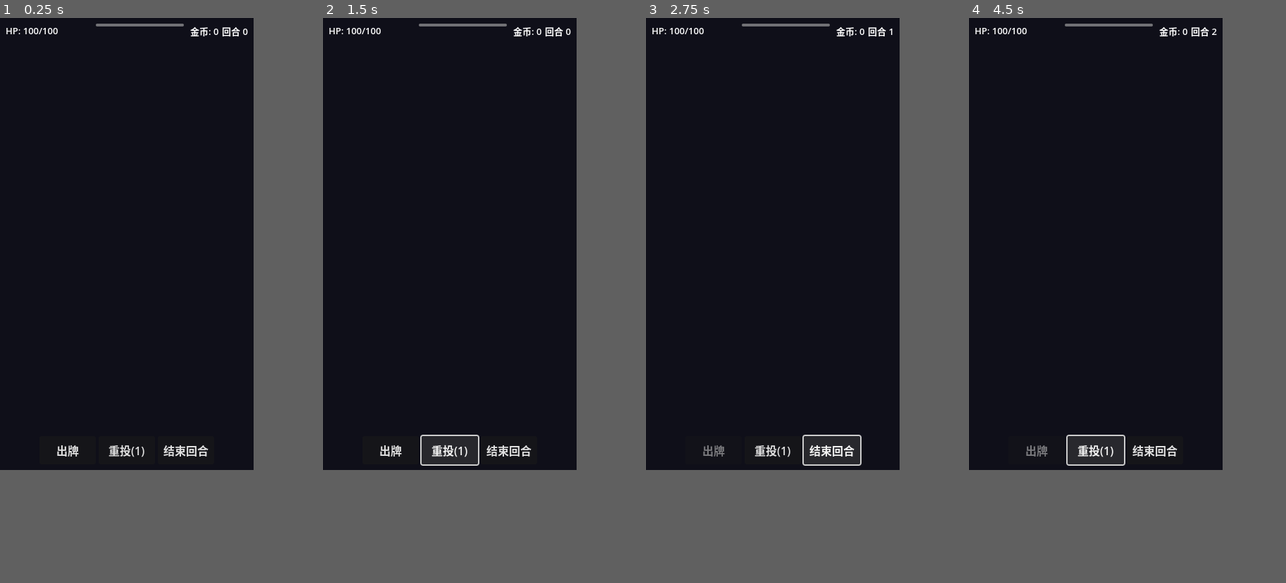
Above: before the commit, frames 1-4 (left to right).
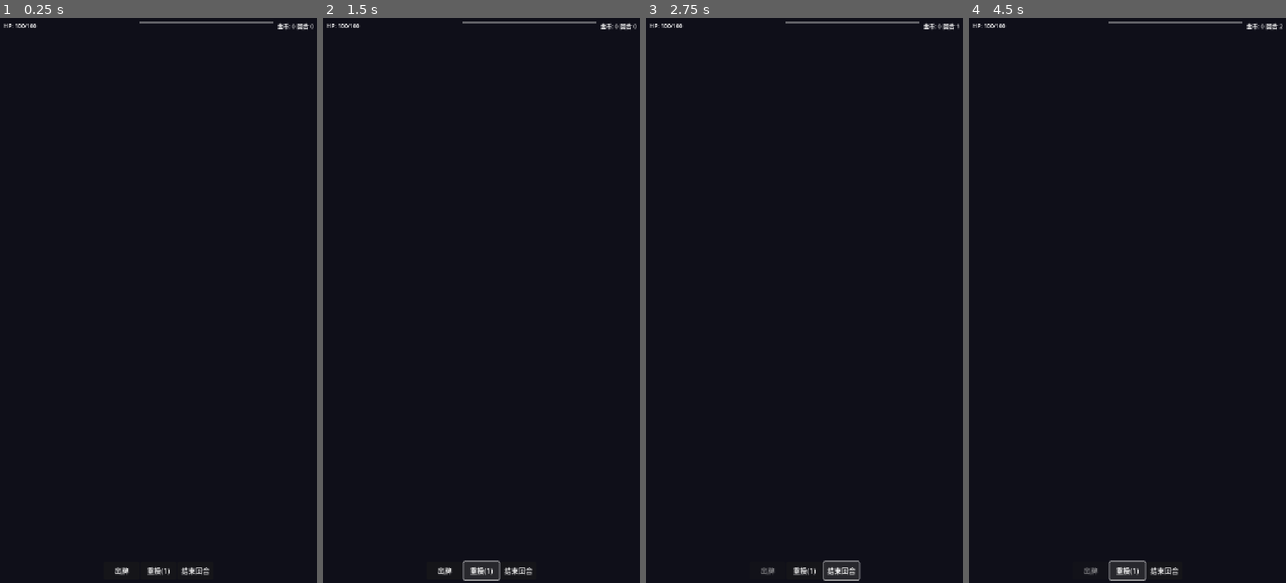
Above: after the commit, the same moments.

Repository: rare1fy/thetinypipsaga
Game: Godot game, scene res://ui/battle/battle_scene.tscn
The game is run twice, just before and just after one commit, with the same random seed, the same clock (stepped at 60 frames per second) and the same inputs. This scene is started directly instead of the project's main scene.
Inputs:
- Up to frame 1 (0.25 s): no input
- Up to frame 2 (1.5 s): click "出牌" at 0.5 s; click "重投(1)" at 1.25 s
- Up to frame 3 (2.75 s): click "结束回合" at 2 s
- Up to frame 4 (4.5 s): click "重投(1)" at 2.75 s; click "结束回合" at 3.5 s; click "重投(1)" at 4.25 s
In our replay, the window is 360x640 before the commit and 450x800 after it. These sizes can differ from the game's own. Grey fills any space a smaller window leaves; there, only what the larger window draws over its background counts as a difference.

The runs differ from the first frame. In frame 1, 1.3% of the frame differs, in the area x 1-99%, y 0-99%; in frame 2, 2.5%, in the area x 1-99%, y 0-100%; in frame 3, 2.5%; in frame 4, 2.5%.

Commit message:
功能(部署): 接入GitHub Pages自动部署 + 场景phase兜底初始化 + UI布局修正

Diff:
--- a/common/autoload/game_manager.gd
+++ b/common/autoload/game_manager.gd
@@ -46,6 +46,9 @@
 var locked_element: String = ""       ## 棱镜锁定元素
 var last_play_hand_type: String = ""   ## 盗贼上次出牌牌型
 var warrior_rage_mult: float = 0.0    ## 战士狂暴倍率
+
+# 地图 → 战斗 数据桥（MapScreen 写入，BattleScene 读取消费）
+var pending_wave: Array[String] = []
 
 # 骰子库系统
 var owned_dice: Array[Dictionary] = []   ## [{defId, level}]
--- a/project.godot
+++ b/project.godot
@@ -32,9 +32,8 @@
 
 [display]
 
-window/size/viewport_width=360
-window/size/viewport_height=640
-window/size/mode=2
+window/size/viewport_width=720
+window/size/viewport_height=1280
 window/stretch/mode="canvas_items"
 window/handheld/orientation=1
 
--- a/ui/battle/battle_scene.gd
+++ b/ui/battle/battle_scene.gd
@@ -43,6 +43,11 @@
 	EventBus.screen_shake.connect(_on_screen_shake)
 	EventBus.enemy_damaged.connect(_on_enemy_damaged)
 	EventBus.enemy_died.connect(_on_enemy_died)
+
+	# 消费 MapScreen 写入的波次（main.gd 走销毁重建，start_battle 必须由场景自己触发）
+	if not GameManager.pending_wave.is_empty():
+		start_battle(GameManager.pending_wave)
+		GameManager.pending_wave = []
 
 
 func start_battle(wave_data: Array) -> void:
--- a/ui/campfire/campfire_screen.gd
+++ b/ui/campfire/campfire_screen.gd
@@ -12,6 +12,8 @@
 	rest_btn.pressed.connect(_on_rest)
 	back_btn.pressed.connect(_on_back)
 	GameManager.phase_changed.connect(_on_phase_changed)
+	# 兜底：main.gd 走销毁重建，进场景时 phase 已就位，手动触发一次内容生成
+	_on_phase_changed(GameManager.phase)
 
 
 func _on_phase_changed(new_phase: GameTypes.GamePhase) -> void:
--- a/ui/class_select/class_select.tscn
+++ b/ui/class_select/class_select.tscn
@@ -37,12 +37,13 @@
 
 [node name="HBox" type="HBoxContainer" parent="VBox"]
 layout_mode = 2
-size_flags_vertical = 3
+custom_minimum_size = Vector2(0, 130)
 alignment = 1
 
 [node name="WarriorBtn" type="Button" parent="VBox/HBox"]
 unique_name_in_owner = true
 layout_mode = 2
+size_flags_horizontal = 3
 custom_minimum_size = Vector2(100, 120)
 theme_override_font_sizes/font_size = 16
 text = "嗜血狂战"
@@ -50,6 +51,7 @@
 [node name="MageBtn" type="Button" parent="VBox/HBox"]
 unique_name_in_owner = true
 layout_mode = 2
+size_flags_horizontal = 3
 custom_minimum_size = Vector2(100, 120)
 theme_override_font_sizes/font_size = 16
 text = "星界魔导"
@@ -57,6 +59,7 @@
 [node name="RogueBtn" type="Button" parent="VBox/HBox"]
 unique_name_in_owner = true
 layout_mode = 2
+size_flags_horizontal = 3
 custom_minimum_size = Vector2(100, 120)
 theme_override_font_sizes/font_size = 16
 text = "影锋刺客"
--- a/ui/dice_reward/dice_reward_screen.gd
+++ b/ui/dice_reward/dice_reward_screen.gd
@@ -9,6 +9,8 @@
 func _ready() -> void:
 	skip_btn.pressed.connect(_on_skip)
 	GameManager.phase_changed.connect(_on_phase_changed)
+	# 兜底：main.gd 走销毁重建，进场景时 phase 已就位，手动触发一次内容生成
+	_on_phase_changed(GameManager.phase)
 
 
 func _on_phase_changed(new_phase: GameTypes.GamePhase) -> void:
--- a/ui/event/event_screen.gd
+++ b/ui/event/event_screen.gd
@@ -37,6 +37,8 @@
 
 func _ready() -> void:
 	GameManager.phase_changed.connect(_on_phase_changed)
+	# 兜底：main.gd 走销毁重建，进场景时 phase 已就位，手动触发一次内容生成
+	_on_phase_changed(GameManager.phase)
 
 
 func _on_phase_changed(new_phase: GameTypes.GamePhase) -> void:
--- a/ui/game_over/game_over_screen.gd
+++ b/ui/game_over/game_over_screen.gd
@@ -9,6 +9,8 @@
 func _ready() -> void:
 	retry_btn.pressed.connect(_on_retry)
 	GameManager.phase_changed.connect(_on_phase_changed)
+	# 兜底：main.gd 走销毁重建，进场景时 phase 已就位，手动触发一次内容生成
+	_on_phase_changed(GameManager.phase)
 
 
 func _on_phase_changed(new_phase: GameTypes.GamePhase) -> void:
--- a/ui/loot/loot_screen.gd
+++ b/ui/loot/loot_screen.gd
@@ -11,6 +11,8 @@
 func _ready() -> void:
 	continue_btn.pressed.connect(_on_continue)
 	GameManager.phase_changed.connect(_on_phase_changed)
+	# 兜底：main.gd 走销毁重建，进场景时 phase 已就位，手动触发一次内容生成
+	_on_phase_changed(GameManager.phase)
 
 
 func _on_phase_changed(new_phase: GameTypes.GamePhase) -> void:
--- a/ui/map_screen/map_screen.gd
+++ b/ui/map_screen/map_screen.gd
@@ -10,11 +10,16 @@
 
 func _ready() -> void:
 	GameManager.phase_changed.connect(_on_phase_changed)
+	# Godot 版 main.gd 采用"每次切场景 free + instantiate"模式，
+	# 进入时当前 phase 就已经是 MAP，phase_changed 不会再触发 → 必须手动兜底生成。
+	if GameManager.phase == GameTypes.GamePhase.MAP and _map_nodes.is_empty():
+		_generate_map()
 
 
 func _on_phase_changed(new_phase: GameTypes.GamePhase) -> void:
-	visible = new_phase == GameTypes.GamePhase.MAP
-	if visible and _map_nodes.is_empty():
+	# 保留此信号回调以兼容"未来不走 free/instantiate"的切换方式；
+	# 当前 main.gd 走销毁重建，此处实际不会触发。
+	if new_phase == GameTypes.GamePhase.MAP and _map_nodes.is_empty():
 		_generate_map()
 
 
@@ -83,8 +88,7 @@
 	# 进入对应场景
 	match node.type:
 		GameTypes.NodeType.ENEMY, GameTypes.NodeType.ELITE, GameTypes.NodeType.BOSS:
-			GameManager.set_phase(GameTypes.GamePhase.BATTLE)
-			# 生成波次数据
+			# 先生成波次数据写入 GameManager.pending_wave，内部再切 BATTLE phase
 			_spawn_battle(node.type)
 		GameTypes.NodeType.CAMPFIRE:
 			GameManager.set_phase(GameTypes.GamePhase.CAMPFIRE)
@@ -117,9 +121,9 @@
 			if bosses.size() > 0:
 				wave_ids.append(bosses[randi() % bosses.size()].id)
 
-	# 通知战斗场景
+	# 先写入 GameManager 再切 phase，保证 BattleScene 实例化时能读到波次
+	GameManager.pending_wave = wave_ids
 	GameManager.set_phase(GameTypes.GamePhase.BATTLE)
-	# 战斗场景通过信号接收波次数据
 
 
 static func _node_type_short(type: GameTypes.NodeType) -> String:
--- a/ui/merchant/merchant_screen.gd
+++ b/ui/merchant/merchant_screen.gd
@@ -14,6 +14,8 @@
 	back_btn.pressed.connect(_on_back)
 	remove_btn.pressed.connect(_on_remove_dice)
 	GameManager.phase_changed.connect(_on_phase_changed)
+	# 兜底：main.gd 走销毁重建，进场景时 phase 已就位，手动触发一次内容生成
+	_on_phase_changed(GameManager.phase)
 
 
 func _on_phase_changed(new_phase: GameTypes.GamePhase) -> void:
--- a/ui/treasure/treasure_screen.gd
+++ b/ui/treasure/treasure_screen.gd
@@ -10,6 +10,8 @@
 func _ready() -> void:
 	take_btn.pressed.connect(_on_take)
 	GameManager.phase_changed.connect(_on_phase_changed)
+	# 兜底：main.gd 走销毁重建，进场景时 phase 已就位，手动触发一次内容生成
+	_on_phase_changed(GameManager.phase)
 
 
 func _on_phase_changed(new_phase: GameTypes.GamePhase) -> void:
--- a/ui/victory/victory_screen.gd
+++ b/ui/victory/victory_screen.gd
@@ -9,6 +9,8 @@
 func _ready() -> void:
 	restart_btn.pressed.connect(_on_restart)
 	GameManager.phase_changed.connect(_on_phase_changed)
+	# 兜底：main.gd 走销毁重建，进场景时 phase 已就位，手动触发一次内容生成
+	_on_phase_changed(GameManager.phase)
 
 
 func _on_phase_changed(new_phase: GameTypes.GamePhase) -> void:
Not shown, added: export_presets.cfg
